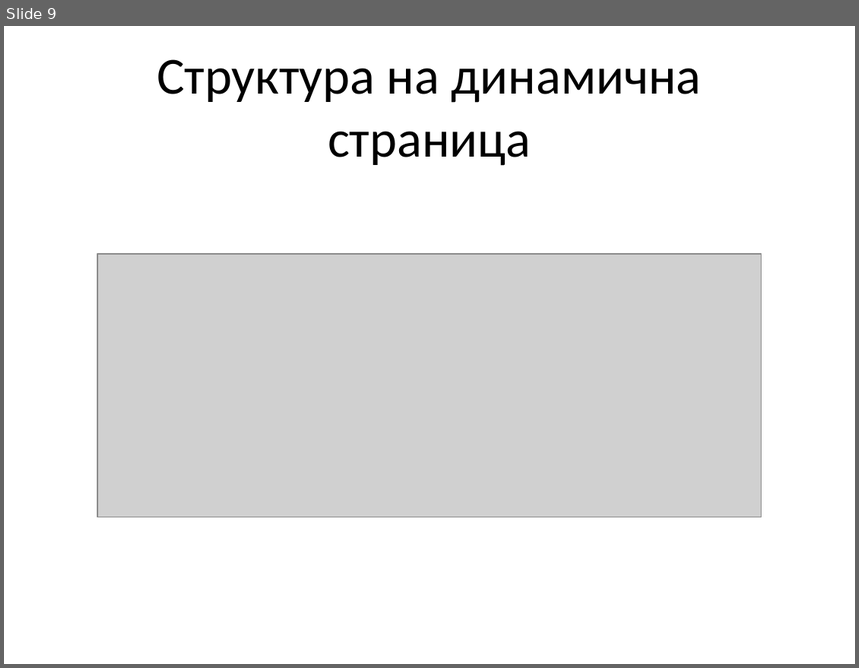
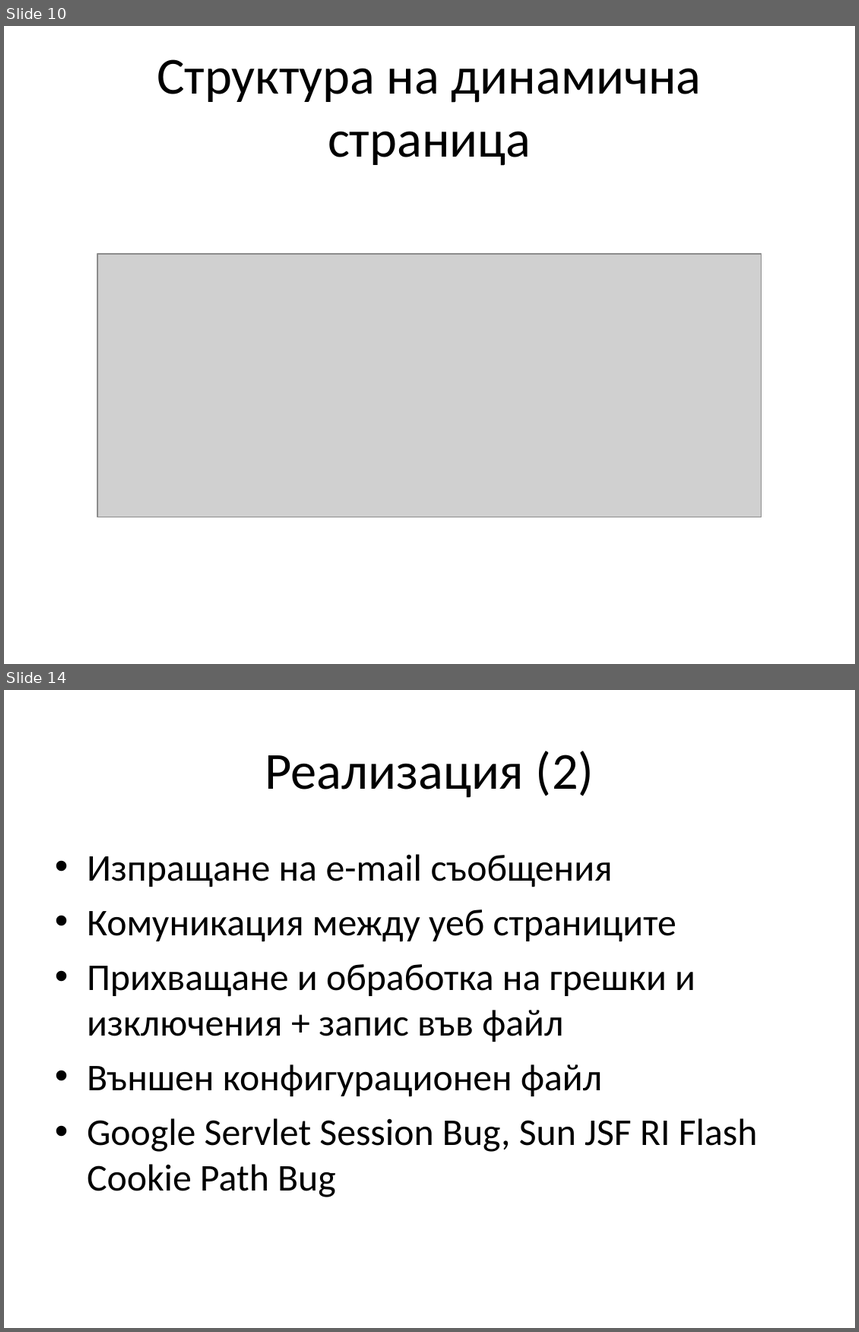
Before and after one commit to jasimcse/team2-strawberry, a slide deck: prezentaciq/venci.ppt. Shown one above the other, each under a label of ours: slide 9 before the commit, slides 10 and 14 after it; the slides between them are not shown. The pictures are 859x668 and 859x1332 pixels, drawn with LibreOffice and Linux fonts; fonts in the diff are those of the drawing; grey boxes stand for pictures. Boxes give left, top, right and bottom in pixels: in the first picture for what was removed or moved away, otherwise in the second. Text is boxed around its words. In the diff, an @@ line names an element or a change of style, - is before the commit and + after.

```diff
--- a/prezentaciq/venci.ppt
+++ b/prezentaciq/venci.ppt
@@ slide 14 added at <box>4,690,855,1328</box>, background #FFFFFF @@
@@ title added at <box>265,751,595,798</box>, 44 pt, text #000000 @@
+Реализация (2)
@@ text added at <box>87,854,758,1198</box>, 32 pt, text #000000 @@
+• Изпращане на e-mail съобщения
+• Комуникация между уеб страниците
+• Прихващане и обработка на грешки и изключения + запис във файл
+• Външен конфигурационен файл
+• Google Servlet Session Bug, Sun JSF RI Flash Cookie Path Bug
@@ what was slide 9 is now slide 10 @@
```
Also in this commit, not shown: 6 slides changed, 8 other slides added, 2 slides removed.
